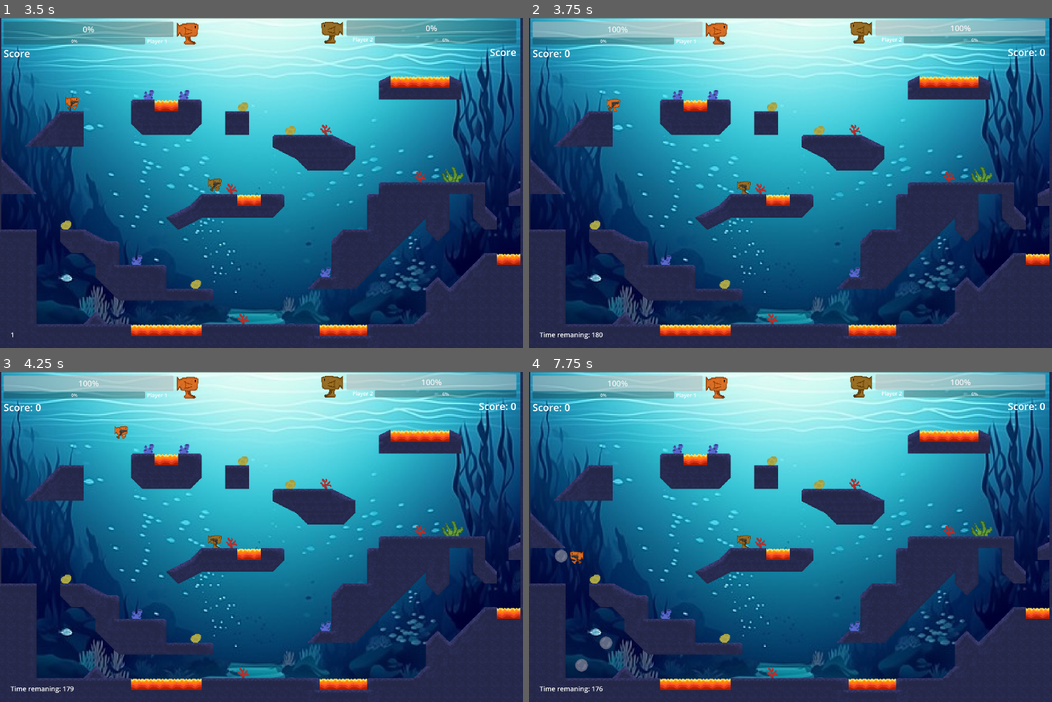
Above: before the commit, frames 1-4 (two rows, left to right).
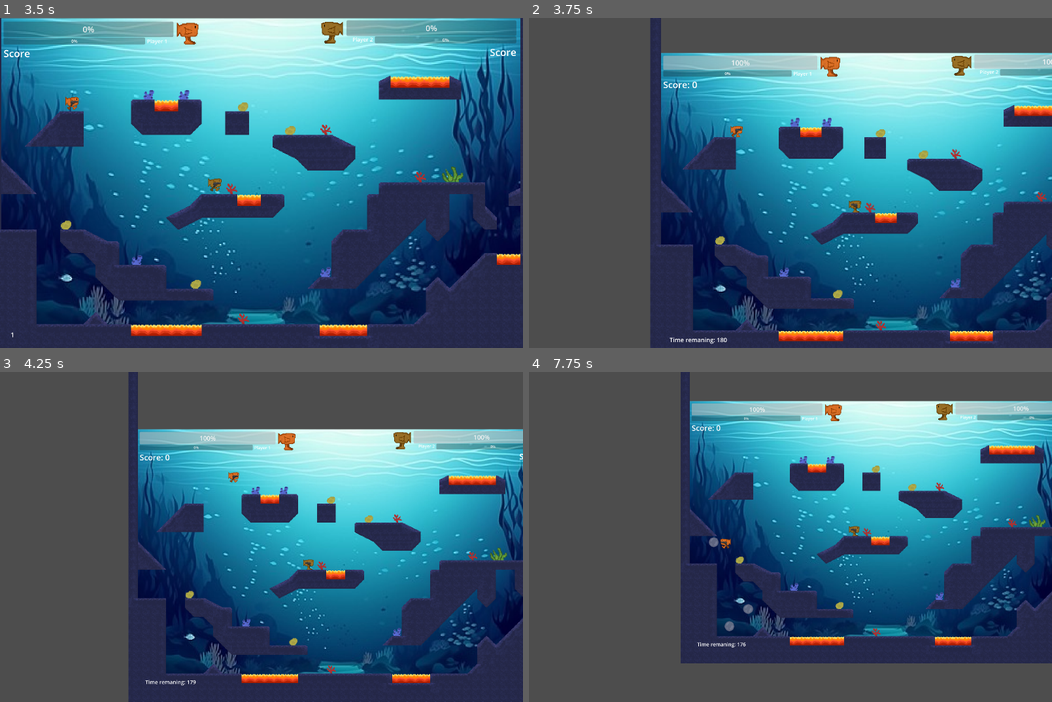
Above: after the commit, the same moments.

Repository: Myselfshiwoziji/Fish_Mafia
Game: Godot game, scene res://Menus/MainMenu/MainMenu.tscn
Two runs of this game, one before a commit and one after it. Both use one fixed random seed, a clock stepped at 60 frames per second and the inputs below.
Inputs:
- Up to frame 1 (3.5 s): click "Start Game" at 0.5 s; tap Enter at 1.25, 2.75 s; hold Space (Action) 1.28-2.03 s; hold D (Right) 1.28-2.78 s; tap W (Up) at 1.52, 2.27 s; tap , (Dash) at 2.1 s; hold A (Left) from 2.78 s (still down); hold J (aim_down) from 2.78 s (still down)
- Up to frame 2 (3.75 s): tap Space (Action) at 3.5 s; release A (Left) at 3.53 s; release J (aim_down) at 3.53 s; hold D (Right) from 3.53 s (still down); tap H (aim_left) at 3.6 s
- Up to frame 3 (4.25 s): keep holding D (Right); tap W (Up) at 3.77 s
- Up to frame 4 (7.75 s): hold K (aim_right) 4.28-5.03 s; tap W (Up) at 4.52, 5.27, 6.77, 7.52 s; release D (Right) at 5.03 s; hold A (Left) 5.03-5.78 s; tap U (aim_up) at 5.1 s; hold D (Right) 5.78-6.53 s; hold B (p2_action) 5.78-6.53 s; hold A (Left) from 6.53 s (still down); tap G (p2_aimdown) at 6.6 s; hold F (p2_aimleft) from 7.28 s (still down)

Frame 1 is identical in both runs. In frame 2, 86% of the frame differs, in the area x 0-100%, y 0-100%; in frame 3, 85%; in frame 4, 90%.

Commit message:
added dynamic camera

Diff:
--- /dev/null
+++ b/Camera/camera.tscn
@@ -0,0 +1,7 @@
+[gd_scene load_steps=2 format=3 uid="uid://bq47jj8ry0rvt"]
+
+[ext_resource type="Script" path="res://Camera/camera_2d.gd" id="1_s5opx"]
+
+[node name="Camera" type="Camera2D"]
+position = Vector2(1773, 1117)
+script = ExtResource("1_s5opx")
--- /dev/null
+++ b/Camera/camera_2d.gd
@@ -0,0 +1,42 @@
+extends Camera2D
+
+@export var move_speed = 30 # camera position lerp speed
+@export var zoom_speed = 3.0  # camera zoom lerp speed
+@export var min_zoom = 5.0  # camera won't zoom closer than this
+@export var max_zoom = 1.3  # camera won't zoom farther than this
+@export var margin = Vector2(400, 200)  # include some buffer area around targets
+
+var targets = []
+
+@onready var screen_size = get_viewport_rect().size
+
+func _process(delta):
+	if !targets:
+		return
+
+	# Keep the camera centered among all targets
+	var p = Vector2.ZERO
+	for target in targets:
+		p += target.position
+	p /= targets.size()
+	position = lerp(position, p, move_speed * delta)
+
+	# Find the zoom that will contain all targets
+	var r = Rect2(position, Vector2.ONE)
+	for target in targets:
+		r = r.expand(target.position)
+	r = r.grow_individual(margin.x, margin.y, margin.x, margin.y)
+	var z
+	if r.size.x > r.size.y * screen_size.aspect():
+		z = 1 / clamp(r.size.x / screen_size.x, max_zoom, min_zoom)
+	else:
+		z = 1 / clamp(r.size.y / screen_size.y, max_zoom, min_zoom)
+	zoom = lerp(zoom, Vector2.ONE * z, zoom_speed * delta)
+
+func add_target(t):
+	if not t in targets:
+		targets.append(t)
+
+func remove_target(t):
+	if t in targets:
+		targets.remove(t)
--- a/Gameplay/Mainscene.gd
+++ b/Gameplay/Mainscene.gd
@@ -19,6 +19,10 @@
 	get_tree().paused = false
 
 	$BubbleSpawnTimer.start()
+
+	$Camera.add_target($Player);
+	$Camera.add_target($Player2)
+	$Camera.add_target($Stage)
 
 
 
--- a/Gameplay/Mainscene.tscn
+++ b/Gameplay/Mainscene.tscn
@@ -9,6 +9,7 @@
 [ext_resource type="PackedScene" uid="uid://ccxfpt08ip4dv" path="res://Gameplay/Player/player_2.tscn" id="7_snl7t"]
 [ext_resource type="PackedScene" uid="uid://b5j5j3hwfo61t" path="res://Menus/PlayerUI/player_ui_right.tscn" id="8_x0xod"]
 [ext_resource type="AudioStream" uid="uid://lx3x6tca4td" path="res://Music/Moonlight Sonata Trap Remix - Beethoven.mp3" id="9_nmb67"]
+[ext_resource type="PackedScene" uid="uid://bq47jj8ry0rvt" path="res://Camera/camera.tscn" id="10_0x8oo"]
 
 [node name="Gameplay" type="Node2D"]
 script = ExtResource("1_0606e")
@@ -86,5 +87,7 @@
 volume_db = 3.0
 autoplay = true
 
+[node name="Camera" parent="." instance=ExtResource("10_0x8oo")]
+
 [connection signal="timeout" from="BubbleSpawnTimer" to="." method="_on_bubble_spawn_timer_timeout"]
 [connection signal="timeout" from="GameTimer" to="." method="_on_game_timer_timeout"]
--- a/Gameplay/Player/playerscript.gd
+++ b/Gameplay/Player/playerscript.gd
@@ -5,6 +5,7 @@
 @export var jumpheight = 50
 @export var respawntime = 3
 @export var projectile_speed = 500
+
 
 var screen_size
 var frames_since_grounded = 0
--- a/Gameplay/Player/playerscript2.gd
+++ b/Gameplay/Player/playerscript2.gd
@@ -5,6 +5,7 @@
 @export var jumpheight = 50
 @export var respawntime = 3
 @export var projectile_speed = 500
+
 
 var screen_size
 var frames_since_grounded = 0
Not shown: 1 places in Gameplay/Mainscene.tscn that only renumber resources
